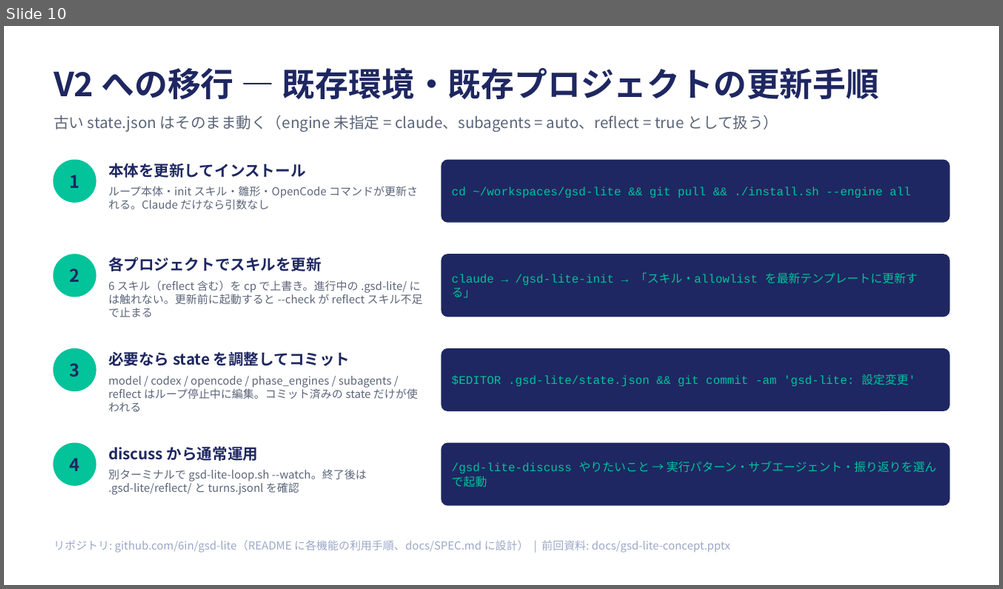
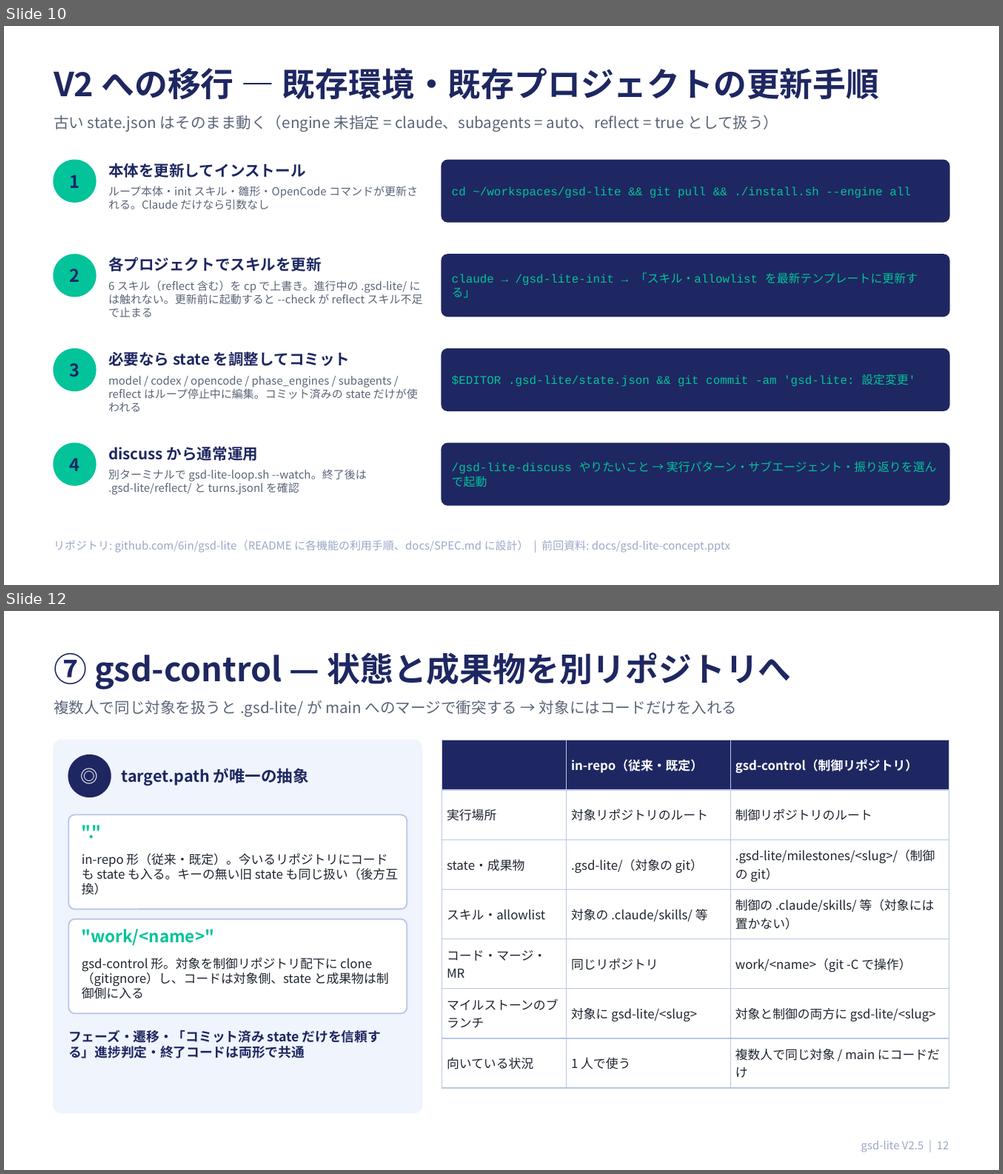
Before and after one commit to 6in/gsd-lite, a slide deck: docs/gsd-lite-concept-v2.pptx. Shown one above the other, each under a label of ours: slide 10 before the commit, slides 10 and 12 after it; the slides between them are not shown. The pictures are 1003x589 and 1003x1174 pixels, drawn with LibreOffice and Linux fonts; fonts in the diff are those of the drawing. Boxes give left, top, right and bottom in pixels: in the first picture for what was removed or moved away, otherwise in the second. Text is boxed around its words. In the diff, an @@ line names an element or a change of style, - is before the commit and + after.

```diff
--- a/docs/gsd-lite-concept-v2.pptx
+++ b/docs/gsd-lite-concept-v2.pptx
@@ slide 12 added at [4, 611, 999, 1170], background #FFFFFF @@
@@ text added at [54, 652, 791, 689], 24 pt, text #1E2761, bold @@
+⑦ gsd-control — 状態と成果物を別リポジトリへ
@@ text added at [54, 700, 737, 717], 11 pt, text #5A6478 @@
+複数人で同じ対象を扱うと .gsd-lite/ が main へのマージで衝突する → 対象にはコードだけを入れる
@@ rounded rectangle added at [54, 741, 421, 1113], fill #EFF4FD, outline #EFF4FD 1 pt @@
@@ table added at [441, 741, 949, 1081], 7 rows, 3 columns @@
+ | in-repo（従来・既定） | gsd-control（制御リポジトリ）
+実行場所 | 対象リポジトリのルート | 制御リポジトリのルート
+state・成果物 | .gsd-lite/（対象の git） | .gsd-lite/milestones/<slug>/（制御の git）
+スキル・allowlist | 対象の .claude/skills/ 等 | 制御の .claude/skills/ 等（対象には置かない）
+コード・マージ・MR | 同じリポジトリ | work/<name>（git -C で操作）
+マイルストーンのブランチ | 対象に gsd-lite/<slug> | 対象と制御の両方に gsd-lite/<slug>
+向いている状況 | 1 人で使う | 複数人で同じ対象 / main にコードだけ
@@ ellipse added at [68, 755, 111, 797], fill #1E2761, outline #1E2761 1 pt @@
@@ text added at [68, 755, 111, 797], 12.6 pt, text #FFFFFF, bold @@
+◎
@@ text added at [122, 768, 309, 786], 11.5 pt, text #1E2761, bold @@
+target.path が唯一の抽象
@@ rounded rectangle added at [68, 815, 407, 909], fill #FFFFFF, outline #B9C6E8 1 pt @@
@@ text added at [82, 822, 400, 851], 12 pt, text #02C39A, bold @@
+"."
@@ text added at [82, 853, 398, 895], 9 pt, text #1E2430 @@
+in-repo 形（従来・既定）。今いるリポジトリにコードも state も入る。キーの無い旧 state も同じ扱い（後方互換）
@@ rounded rectangle added at [68, 920, 407, 1014], fill #FFFFFF, outline #B9C6E8 1 pt @@
@@ text added at [82, 929, 214, 945], 12 pt, text #02C39A, bold @@
+"work/<name>"
@@ text added at [82, 957, 389, 999], 9 pt, text #1E2430 @@
+gsd-control 形。対象を制御リポジトリ配下に clone（gitignore）し、コードは対象側、state と成果物は制御側に入る
@@ text added at [68, 1030, 381, 1059], 9.5 pt, text #1E2761, bold @@
+フェーズ・遷移・「コミット済み state だけを信頼する」進捗判定・終了コードは両形で共通
@@ text added at [861, 1141, 949, 1153], 8 pt, text #9AA7C7 @@
+gsd-lite V2.5 | 12
```
Also in this commit, not shown: 7 other slides added, 1 other file.
